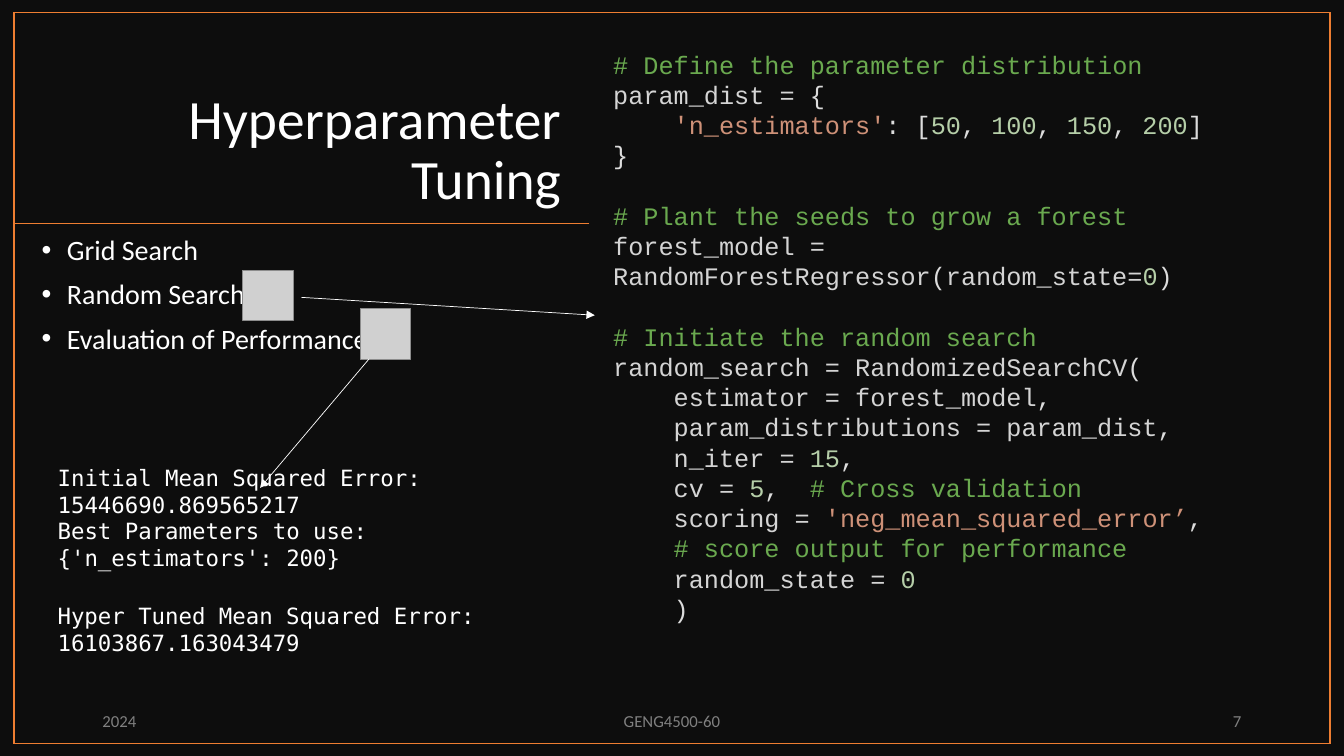
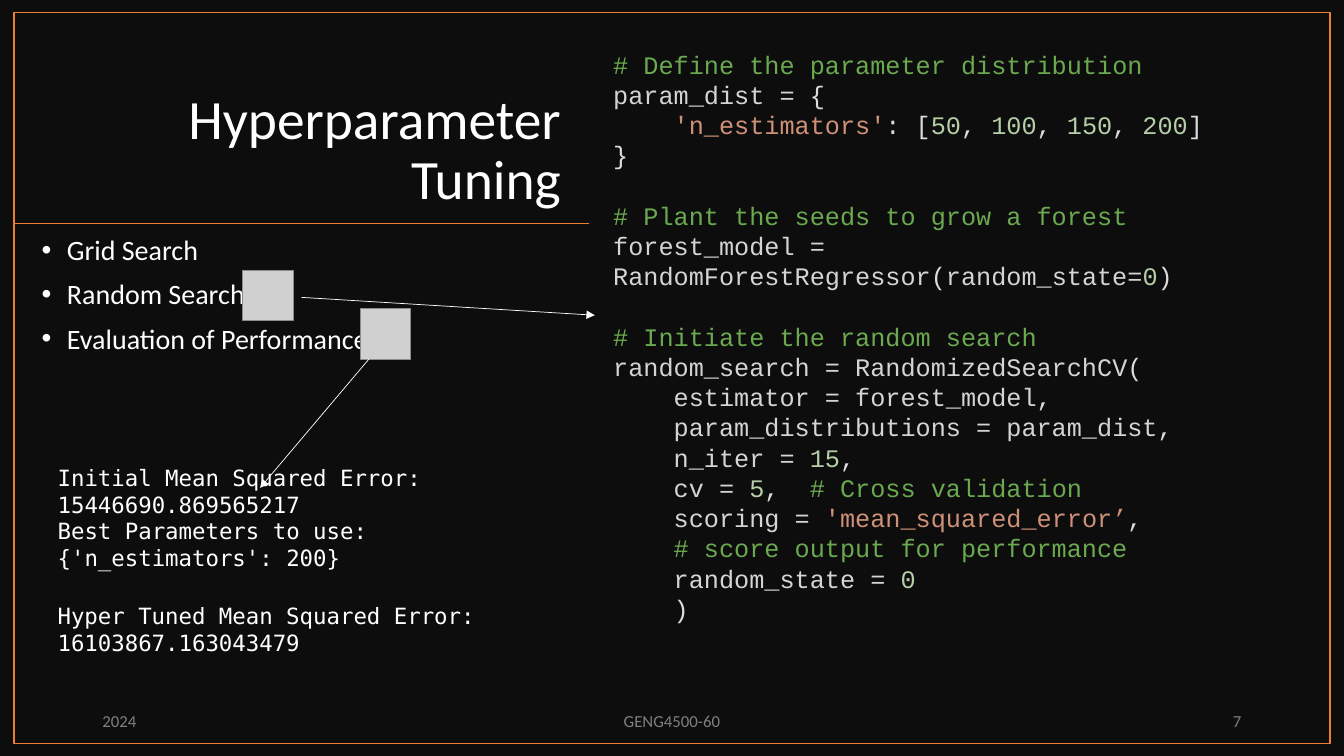
Before and after one commit to PMcTwist/Machine_Learn_Project, a slide deck: slide 7 of Presentation/ALI_Raymond_MAYNARD_Patrick_GENG4500_Final_presentation_2024.pptx. Drawn at 1344x756 pixels with LibreOffice and Linux fonts; fonts in the diff are those of the drawing; grey boxes stand for pictures. Boxes give left, top, right and bottom in pixels: in the first picture for what was removed or moved away, otherwise in the second. Text is boxed around its words. In the diff, an @@ line names an element or a change of style, - is before the commit and + after.

Commit message:
-Updated scoring on tuned model
P@

```diff
--- a/Presentation/ALI_Raymond_MAYNARD_Patrick_GENG4500_Final_presentation_2024.pptx
+++ b/Presentation/ALI_Raymond_MAYNARD_Patrick_GENG4500_Final_presentation_2024.pptx
@@ text at bbox=[674, 509, 1143, 533]: text changed @@
-scoring = 'neg_mean_squared_error’,
+scoring = 'mean_squared_error’,
```
